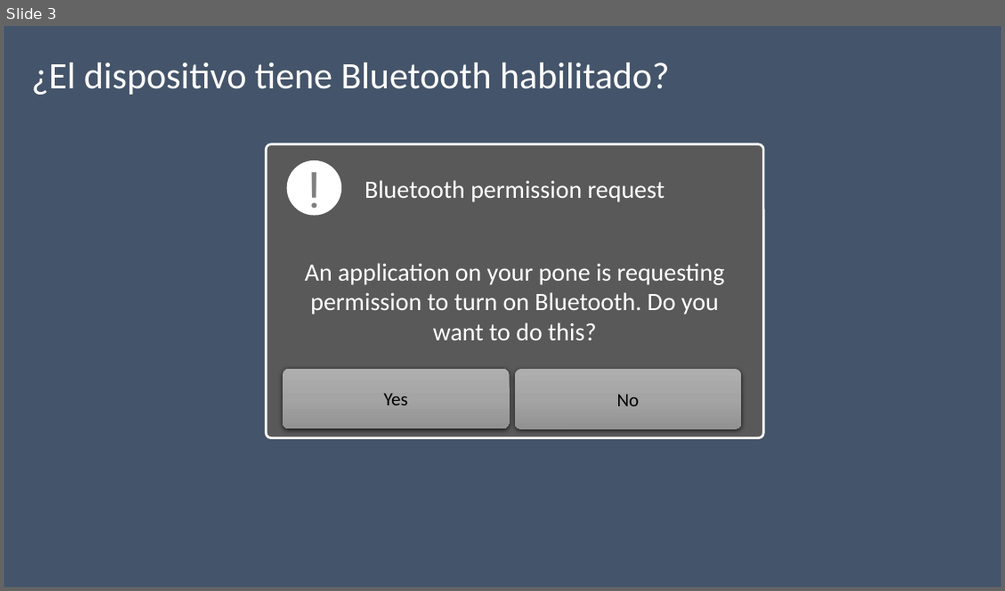
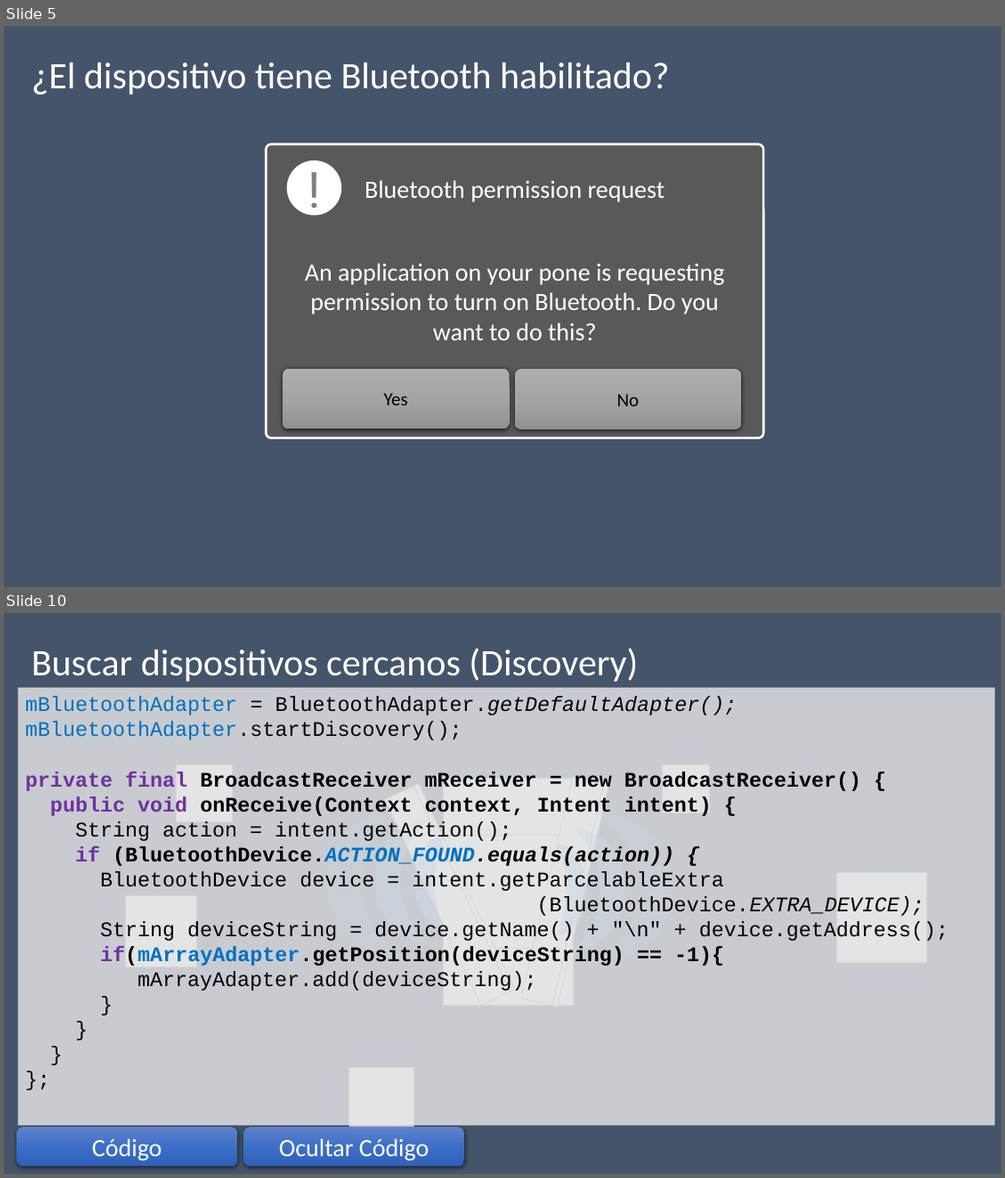
Before and after one commit to josecullen/android, a slide deck: Android Bluetooth.pptx. Shown one above the other, each under a label of ours: slide 3 before the commit, slides 5 and 10 after it; the slides between them are not shown. The pictures are 1005x591 and 1005x1178 pixels, drawn with LibreOffice and Linux fonts; fonts in the diff are those of the drawing; grey boxes stand for pictures. Boxes give left, top, right and bottom in pixels: in the first picture for what was removed or moved away, otherwise in the second. Text is boxed around its words. In the diff, an @@ line names an element or a change of style, - is before the commit and + after.

Commit message:
Se actualiza la PPT de bluetooth

```diff
--- a/Android Bluetooth.pptx
+++ b/Android Bluetooth.pptx
@@ slide 10 added at (4,613,1001,1174), background #44546A @@
@@ text added at (32,648,638,682), 36 pt, text #FFFFFF @@
+Buscar dispositivos cercanos (Discovery)
@@ rectangle added at (18,687,995,1126), fill #EAEAEA at 80% opacity, 20 pt, text #000000 @@
+mBluetoothAdapter = BluetoothAdapter.getDefaultAdapter();
+mBluetoothAdapter.startDiscovery();
+private final BroadcastReceiver mReceiver = new BroadcastReceiver() {
+public void onReceive(Context context, Intent intent) {
+String action = intent.getAction();
+if (BluetoothDevice.ACTION_FOUND.equals(action)) {
+BluetoothDevice device = intent.getParcelableExtra
+(BluetoothDevice.EXTRA_DEVICE);
+String deviceString = device.getName() + "\n" + device.getAddress();
+if(mArrayAdapter.getPosition(deviceString) == -1){
+mArrayAdapter.add(deviceString);
+}
+}
+}
+};
@@ picture added at (176,765,233,821) @@
@@ picture added at (662,765,710,812) @@
@@ picture added at (385,786,510,1005) @@
@@ picture added at (413,783,515,991) @@
@@ picture added at (444,779,574,1005) @@
@@ picture added at (521,777,604,1005) @@
@@ picture added at (552,784,609,1006) @@
@@ moon added at (326,803,413,962), fill #5B9BD5 at 20% opacity @@
@@ moon added at (375,819,429,943), fill #5B9BD5 at 40% opacity @@
@@ moon added at (587,808,674,966), fill #5B9BD5 at 20% opacity @@
@@ moon added at (414,835,445,928), fill #5B9BD5 at 60% opacity @@
@@ picture added at (450,835,563,948) @@
@@ moon added at (556,844,587,936), fill #5B9BD5 at 60% opacity @@
@@ moon added at (573,827,626,951), fill #5B9BD5 at 40% opacity @@
@@ picture added at (837,873,927,962) @@
@@ picture added at (125,895,197,966) @@
@@ picture added at (348,1067,413,1132) @@
@@ rounded rectangle added at (16,1127,237,1166), fill gradient #6183CB to #3E70CA to #3062BB, 24 pt, text #FFFFFF @@
+Código
@@ rounded rectangle added at (244,1127,465,1166), fill gradient #6183CB to #3E70CA to #3062BB, 24 pt, text #FFFFFF @@
+Ocultar Código
@@ what was slide 3 is now slide 5 @@
```
Also in this commit, not shown: 2 slides changed, 7 other slides added, 1 slide removed, 1 other file.
